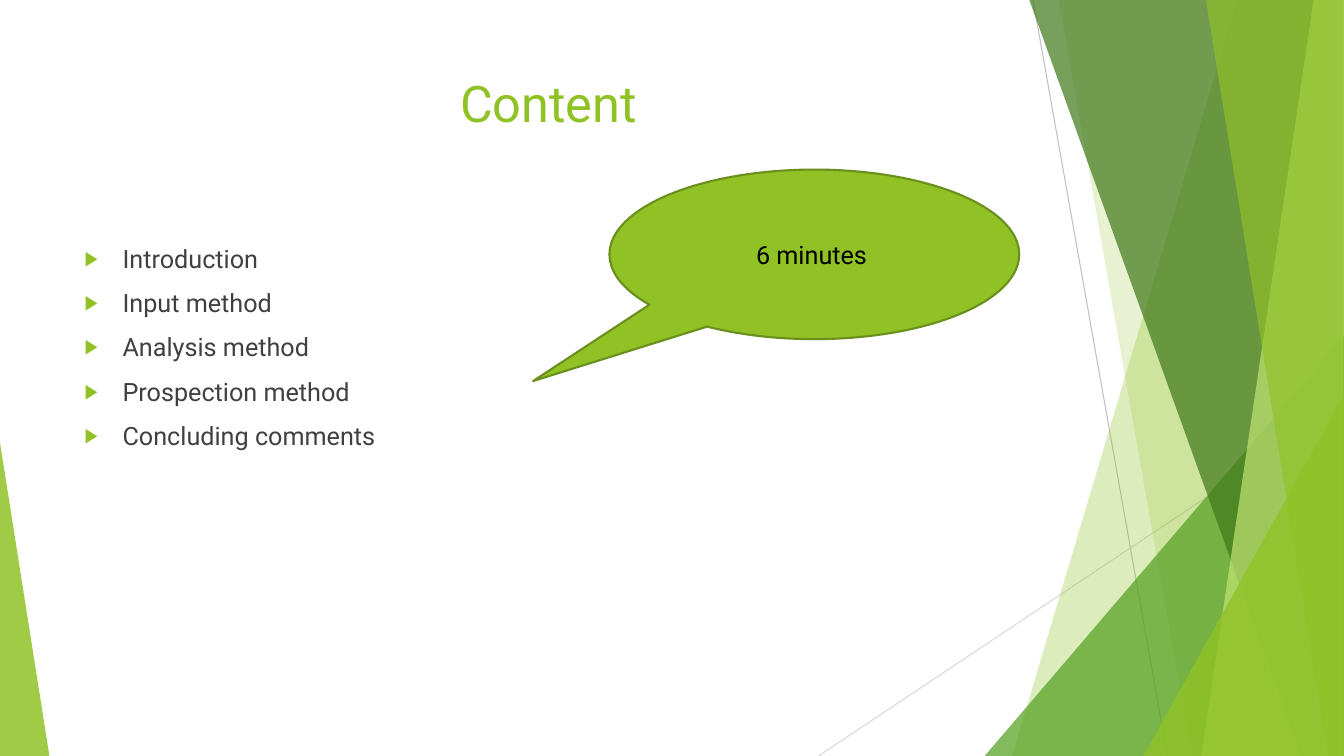
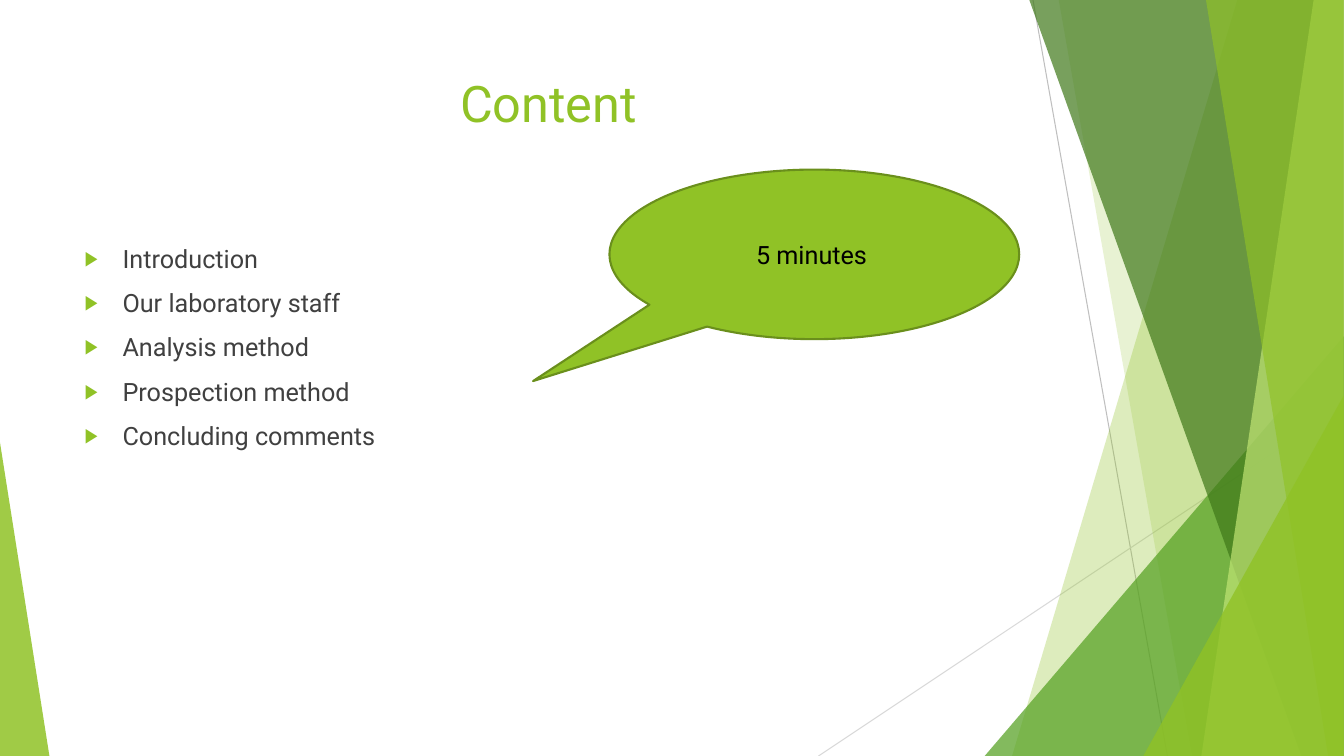
Before and after one commit to Vlad-ole/Presentations, a slide deck: slide 2 of My_laboratory/My_laboratory.pptx. Drawn at 1344x756 pixels with LibreOffice and Linux fonts; fonts in the diff are those of the drawing. Boxes give left, top, right and bottom in pixels: in the first picture for what was removed or moved away, otherwise in the second. Text is boxed around its words. In the diff, an @@ line names an element or a change of style, - is before the commit and + after.

Commit message:
Our laboratory (1.0 v)

```diff
--- a/My_laboratory/My_laboratory.pptx
+++ b/My_laboratory/My_laboratory.pptx
@@ text at <box>756,246,867,265</box>: text changed @@
-6 minutes
+5 minutes
@@ text at <box>123,293,340,318</box>: text changed @@
-▶ Input method
+▶ Our laboratory staff
```
Also in this commit, not shown: 2 other slides changed, 3 slides added, 8 slides removed, 2 other files.
